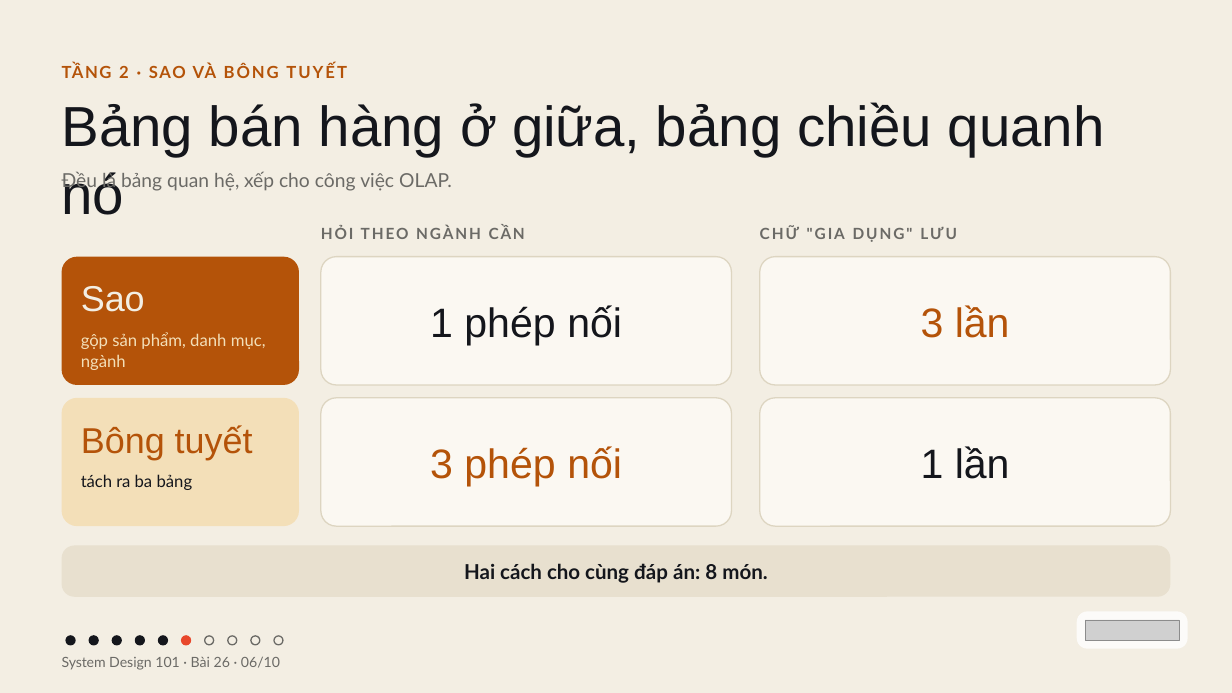
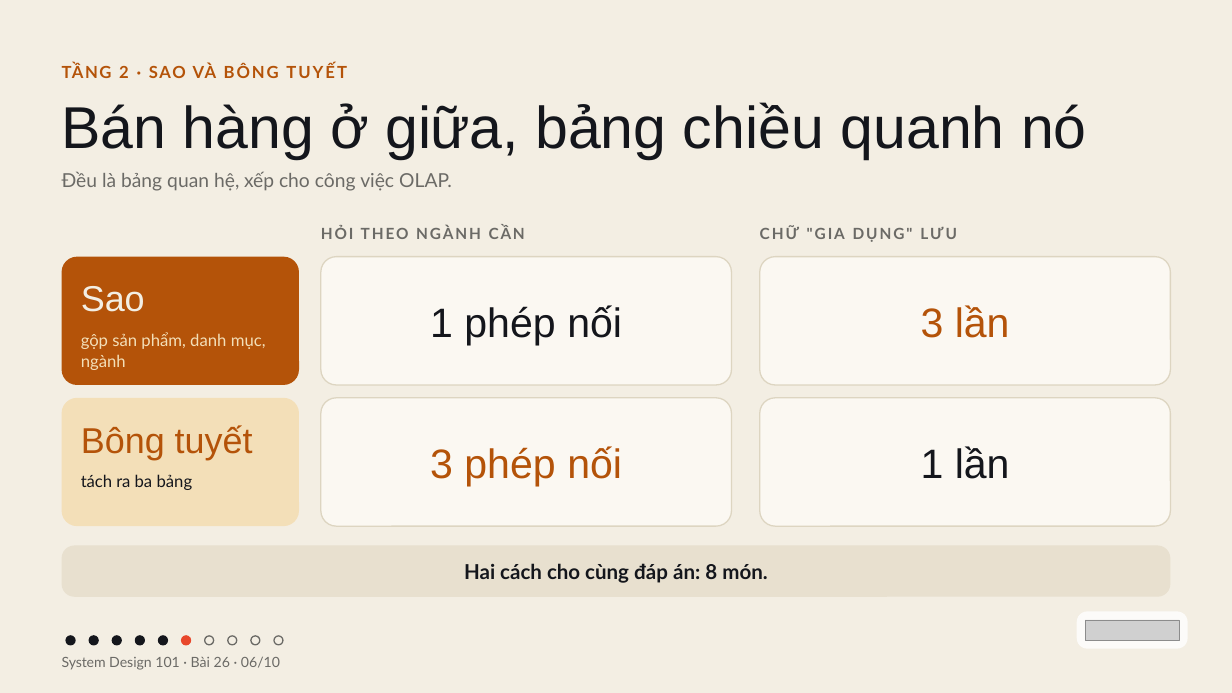
Before and after one commit to vohoailinh90/tool-marketing-studio, a slide deck: slide 6 of system-design-101/vi/lessons/sd-04-026/slides/sd-04-026.pptx. Drawn at 1232x693 pixels with LibreOffice and Linux fonts; fonts in the diff are those of the drawing; grey boxes stand for pictures. Boxes give left, top, right and bottom in pixels: in the first picture for what was removed or moved away, otherwise in the second. Text is boxed around its words. In the diff, an @@ line names an element or a change of style, - is before the commit and + after.

```diff
--- a/system-design-101/vi/lessons/sd-04-026/slides/sd-04-026.pptx
+++ b/system-design-101/vi/lessons/sd-04-026/slides/sd-04-026.pptx
@@ text at bbox=[62, 102, 1087, 159]: text changed; size 66 to 69 pt @@
-Bảng bán hàng ở giữa, bảng chiều quanh nó
+Bán hàng ở giữa, bảng chiều quanh nó
```
Also in this commit, not shown: 2 other slides changed, 4 other files.
